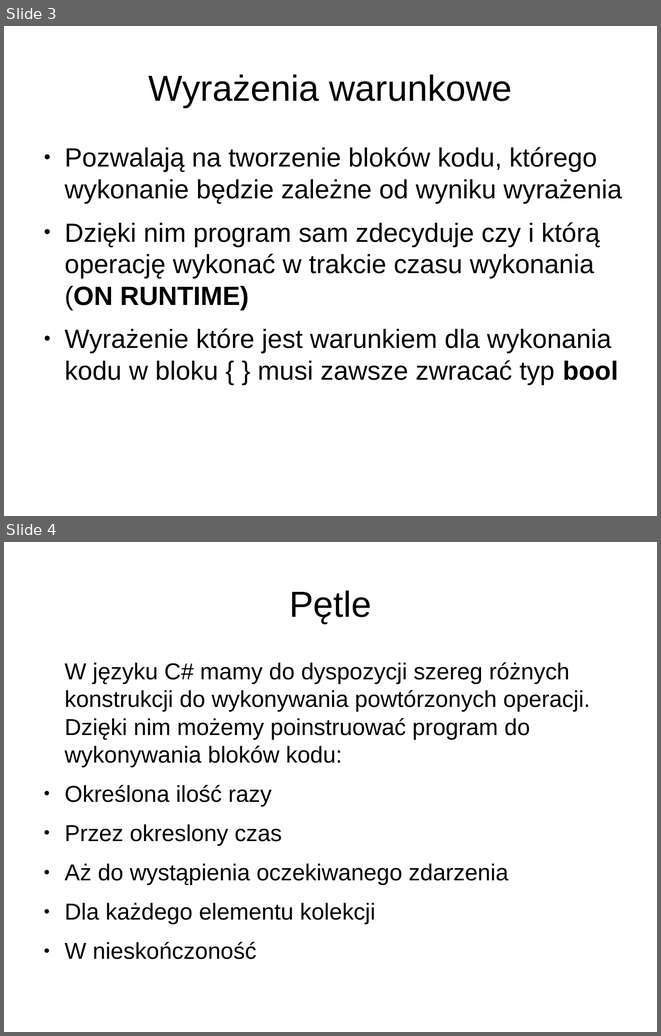
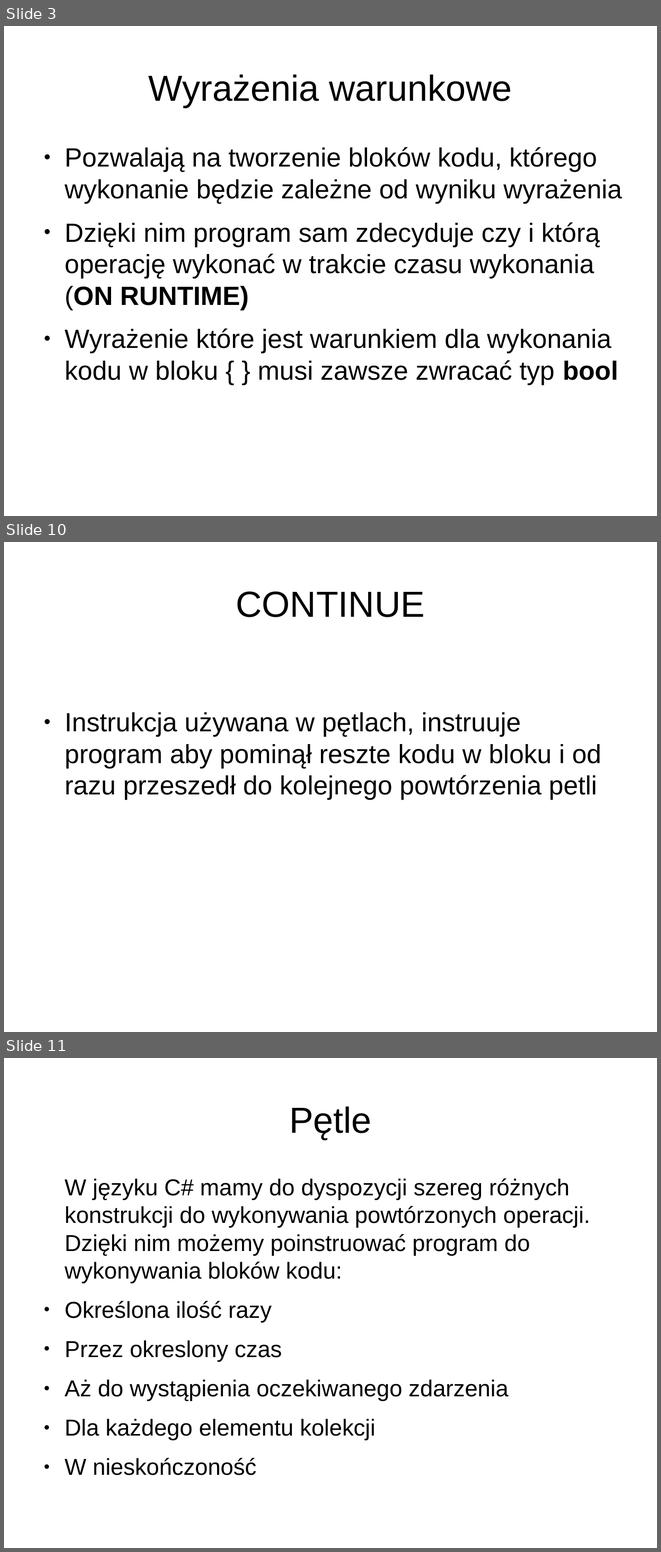
Before and after one commit to pawszo/AkademiaSI, a slide deck: Lekcja4/Prezentacja/Prezentacja.odp. Shown one above the other, each under a label of ours: slides 3 and 4 before the commit, slides 3, 10 and 11 after it; the slides between them are not shown. The pictures are 661x1036 and 661x1552 pixels, drawn with LibreOffice and Linux fonts; fonts in the diff are those of the drawing. Boxes give left, top, right and bottom in pixels: in the first picture for what was removed or moved away, otherwise in the second. Text is boxed around its words. In the diff, an @@ line names an element or a change of style, - is before the commit and + after.

```diff
--- a/Lekcja4/Prezentacja/Prezentacja.odp
+++ b/Lekcja4/Prezentacja/Prezentacja.odp
@@ slide 10 added at (x1=4, y1=542, x2=657, y2=1032), background #FFFFFF @@
@@ title added at (x1=236, y1=591, x2=424, y2=617), 44 pt, text #000000 @@
+CONTINUE
@@ text added at (x1=64, y1=712, x2=601, y2=800), 32 pt, text #000000 @@
+● Instrukcja używana w pętlach, instruuje program aby pominął reszte kodu w bloku i od razu przeszedł do kolejnego powtórzenia petli
@@ what was slide 4 is now slide 11 @@
```
Also in this commit, not shown: 6 other slides added, 5 other files.
